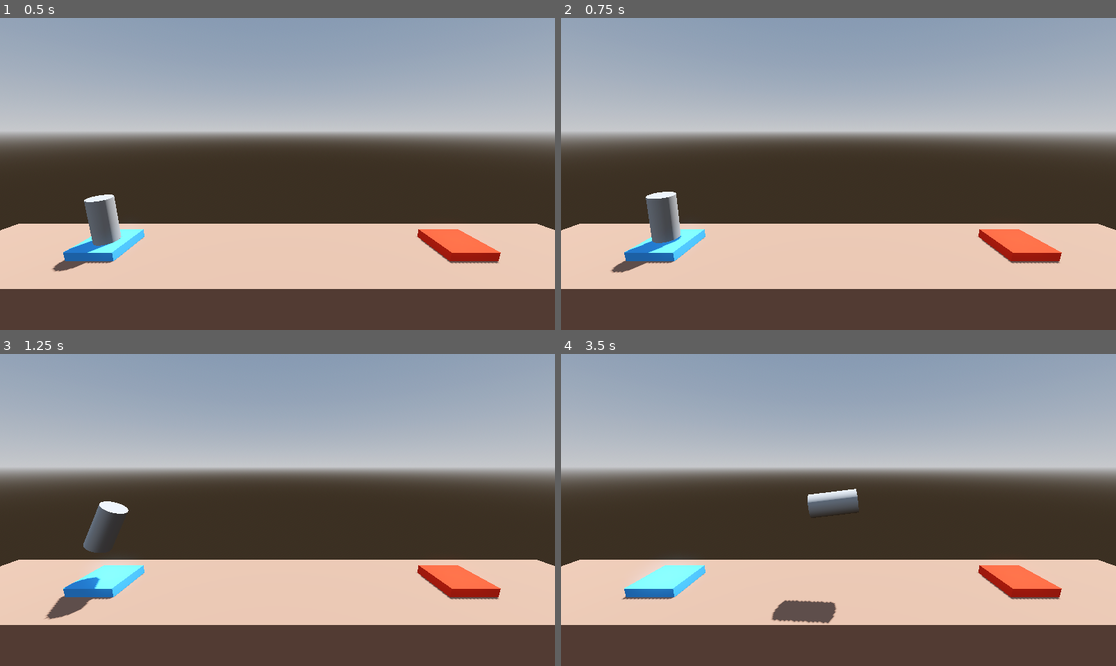
Above: before the commit, frames 1-4 (two rows, left to right).
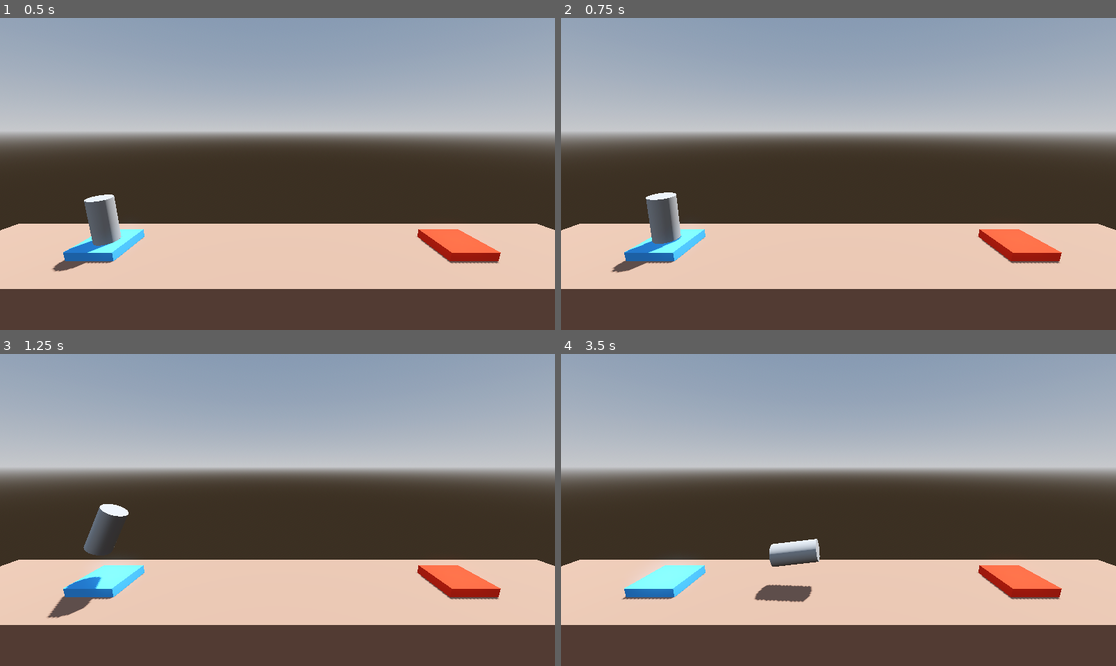
Above: after the commit, the same moments.

Repository: pyxn/godot-project-boost
Game: Godot game, scene res://Level/Level.tscn
The game is run twice, just before and just after one commit, with the same random seed, the same clock (stepped at 60 frames per second) and the same inputs.
Inputs:
- Up to frame 1 (0.5 s): no input
- Up to frame 2 (0.75 s): tap Enter (ui_accept) at 0.5 s; hold Right (ui_right) from 0.53 s (still down); hold Space (boost, bound only after the commit) from 0.53 s (still down)
- Up to frame 3 (1.25 s): keep holding Right (ui_right); keep holding Space (boost, bound only after the commit); tap Enter (ui_accept) at 0.77, 0.8, 1.07 s
- Up to frame 4 (3.5 s): release Right (ui_right) at 1.28 s; release Space (boost, bound only after the commit) at 1.28 s; hold Left (ui_left) 1.28-2.03 s; tap Enter (ui_accept) at 1.35, 1.52, 1.82, 2.3, 3.02, 3.32 s; tap Space (boost, bound only after the commit) at 1.55, 2.85 s; hold Space (boost, bound only after the commit) 2.03-2.78 s; hold Right (ui_right) from 2.03 s (still down)

Frame 1 is identical in both runs. In frame 2, less than 0.1% of the frame differs, in the area x 8-22%, y 55-82%; in frame 3, 0.2%; in frame 4, 2.4%, in the area x 34-54%, y 43-87%.

Commit message:
create custom input map

Diff:
--- a/Player.gd
+++ b/Player.gd
@@ -3,14 +3,13 @@
 var force_magnitude: float = 1000.00
 var torque_magnitude: float = 100.00
 
-
 # Called every frame. 'delta' is the elapsed time since the previous frame.
 func _process(delta: float) -> void:
-	if Input.is_action_pressed("ui_accept"):
+	if Input.is_action_pressed("boost"):
 		apply_central_force(basis.y * delta * force_magnitude)
 
-	if Input.is_action_pressed("ui_left"):
+	if Input.is_action_pressed("rotate_left"):
 		apply_torque(Vector3(0.0, 0.0, torque_magnitude * delta))
 
-	if Input.is_action_pressed("ui_right"):
+	if Input.is_action_pressed("rotate_right"):
 		apply_torque(Vector3(0.0, 0.0, -torque_magnitude * delta))
--- a/project.godot
+++ b/project.godot
@@ -14,3 +14,24 @@
 run/main_scene="res://Level/Level.tscn"
 config/features=PackedStringArray("4.3", "Forward Plus")
 config/icon="res://icon.svg"
+
+[input]
+
+boost={
+"deadzone": 0.5,
+"events": [Object(InputEventKey,"resource_local_to_scene":false,"resource_name":"","device":-1,"window_id":0,"alt_pressed":false,"shift_pressed":false,"ctrl_pressed":false,"meta_pressed":false,"pressed":false,"keycode":0,"physical_keycode":32,"key_label":0,"unicode":32,"location":0,"echo":false,"script":null)
+, Object(InputEventKey,"resource_local_to_scene":false,"resource_name":"","device":-1,"window_id":0,"alt_pressed":false,"shift_pressed":false,"ctrl_pressed":false,"meta_pressed":false,"pressed":false,"keycode":0,"physical_keycode":87,"key_label":0,"unicode":119,"location":0,"echo":false,"script":null)
+]
+}
+rotate_left={
+"deadzone": 0.5,
+"events": [Object(InputEventKey,"resource_local_to_scene":false,"resource_name":"","device":-1,"window_id":0,"alt_pressed":false,"shift_pressed":false,"ctrl_pressed":false,"meta_pressed":false,"pressed":false,"keycode":0,"physical_keycode":65,"key_label":0,"unicode":97,"location":0,"echo":false,"script":null)
+, Object(InputEventKey,"resource_local_to_scene":false,"resource_name":"","device":-1,"window_id":0,"alt_pressed":false,"shift_pressed":false,"ctrl_pressed":false,"meta_pressed":false,"pressed":false,"keycode":0,"physical_keycode":4194319,"key_label":0,"unicode":0,"location":0,"echo":false,"script":null)
+]
+}
+rotate_right={
+"deadzone": 0.5,
+"events": [Object(InputEventKey,"resource_local_to_scene":false,"resource_name":"","device":-1,"window_id":0,"alt_pressed":false,"shift_pressed":false,"ctrl_pressed":false,"meta_pressed":false,"pressed":false,"keycode":0,"physical_keycode":68,"key_label":0,"unicode":100,"location":0,"echo":false,"script":null)
+, Object(InputEventKey,"resource_local_to_scene":false,"resource_name":"","device":-1,"window_id":0,"alt_pressed":false,"shift_pressed":false,"ctrl_pressed":false,"meta_pressed":false,"pressed":false,"keycode":0,"physical_keycode":4194321,"key_label":0,"unicode":0,"location":0,"echo":false,"script":null)
+]
+}
